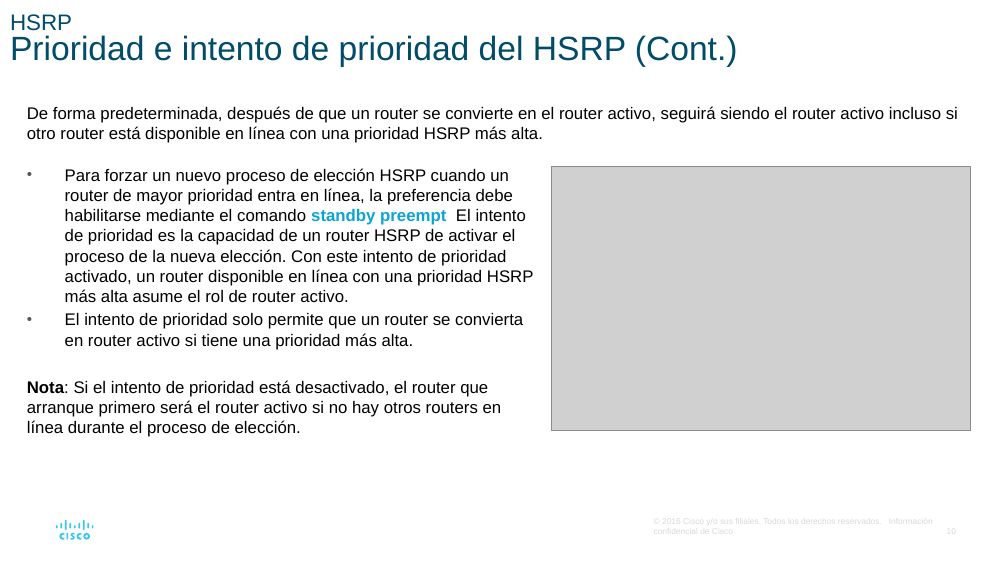
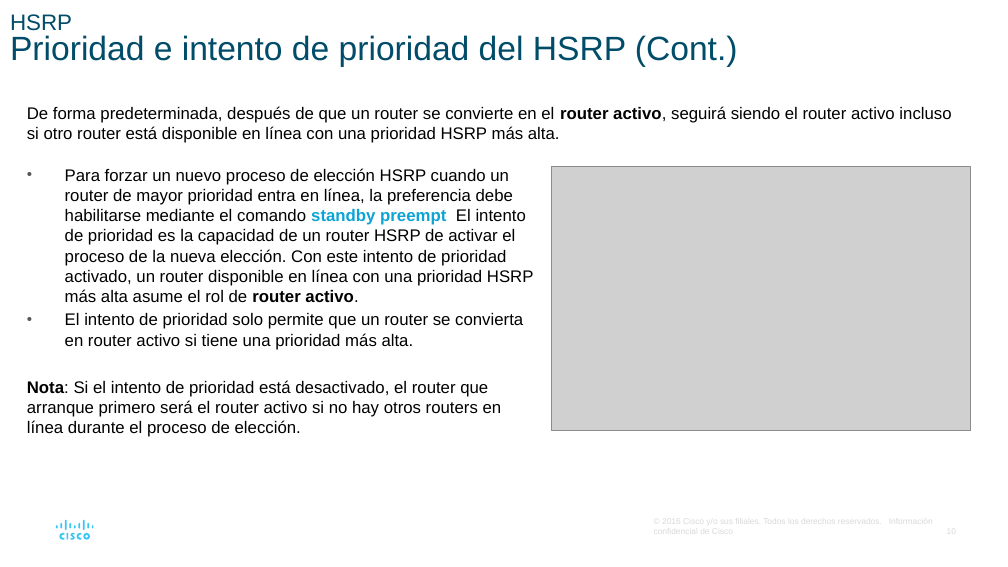
Before and after one commit to lizetheP/WAN, a slide deck: slide 10 of Calendario/Presentaciones/4_FHRP.pptx. Drawn at 1008x567 pixels with LibreOffice and Linux fonts; fonts in the diff are those of the drawing; grey boxes stand for pictures. Boxes give left, top, right and bottom in pixels: in the first picture for what was removed or moved away, otherwise in the second. Text is boxed around its words. In the diff, an @@ line names an element or a change of style, - is before the commit and + after.

```diff
--- a/Calendario/Presentaciones/4_FHRP.pptx
+++ b/Calendario/Presentaciones/4_FHRP.pptx
@@ text "De forma predeterminada, después de ..." at (27,106,951,143): bold on in "router activo," @@
@@ text at (65,168,534,302): bold on in "router activo." @@
```
Also in this commit, not shown: 6 other slides changed, 2 other files.
